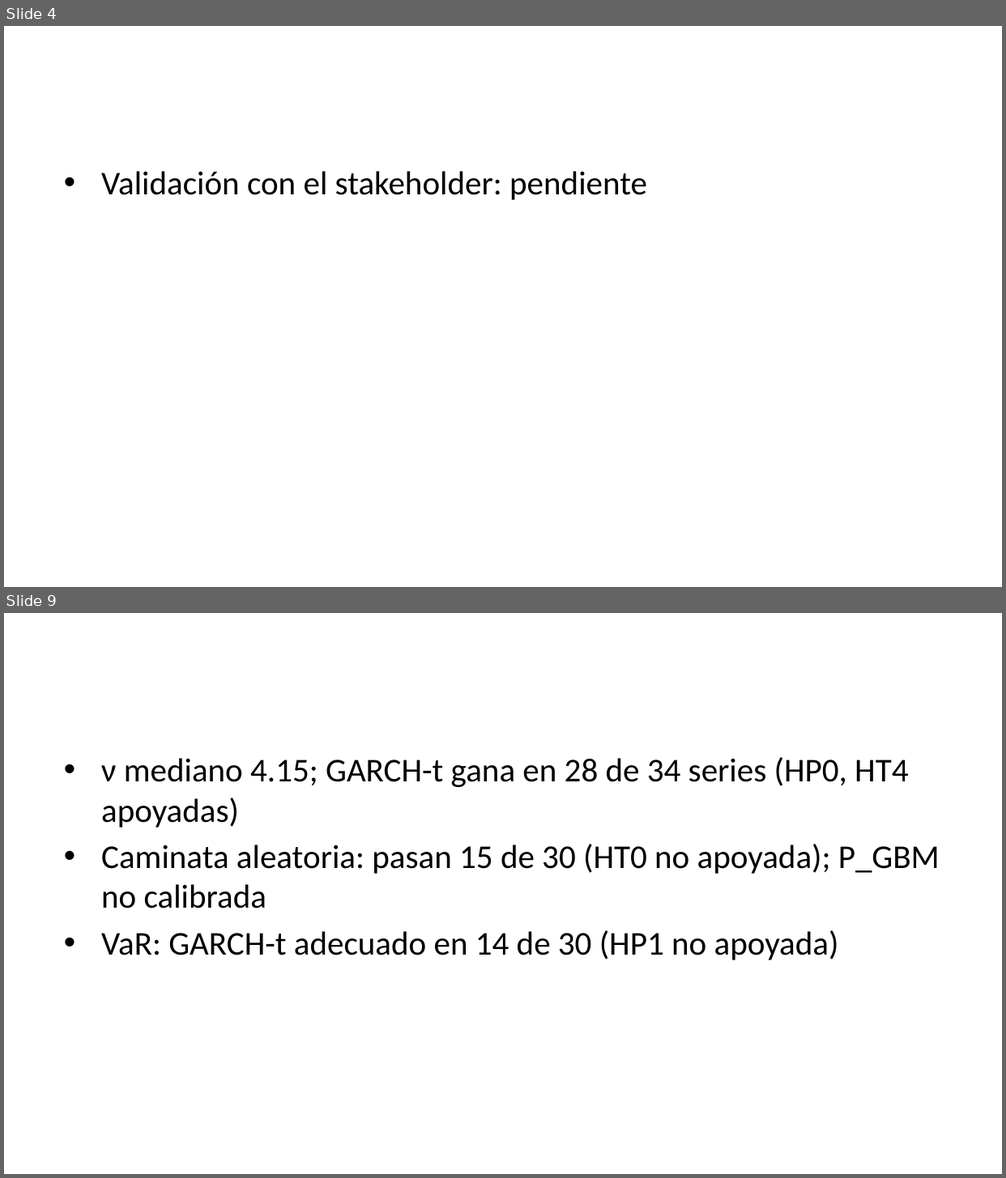
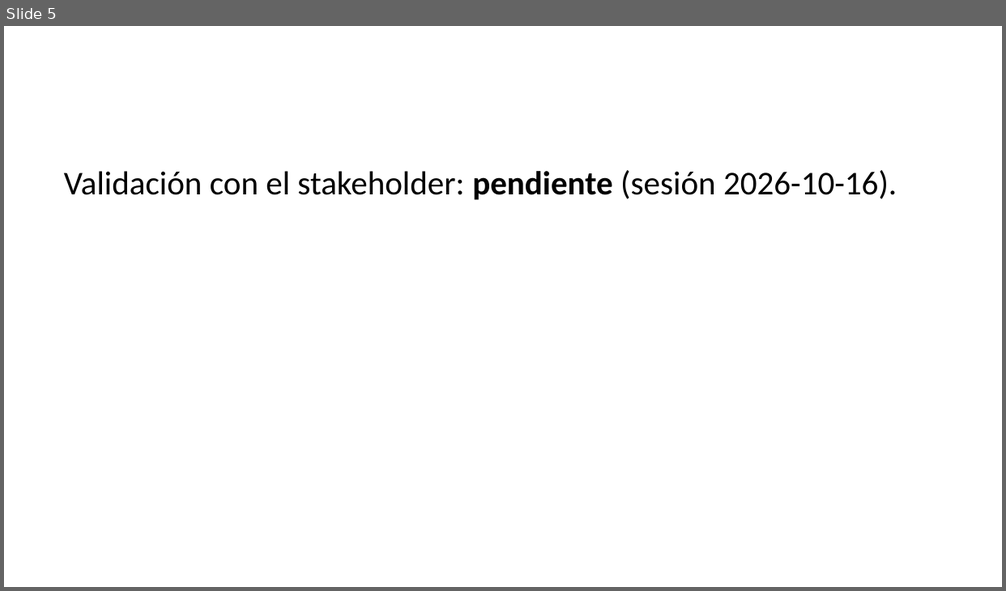
Before and after one commit to louis97/asistente-financiero, a slide deck: entregables/entrega_1/presentacion.pptx. Shown one above the other, each under a label of ours: slides 4 and 9 before the commit, slide 5 after it; the slides between them are not shown. The pictures are 1006x1178 and 1006x591 pixels, drawn with LibreOffice and Linux fonts; fonts in the diff are those of the drawing. Boxes give left, top, right and bottom in pixels: in the first picture for what was removed or moved away, otherwise in the second. Text is boxed around its words. In the diff, an @@ line names an element or a change of style, - is before the commit and + after.

```diff
--- a/entregables/entrega_1/presentacion.pptx
+++ b/entregables/entrega_1/presentacion.pptx
@@ slide 9 removed at (4, 613, 1002, 1174), background #FFFFFF @@
@@ text removed at (101, 757, 940, 960) @@
-• ν mediano 4.15; GARCH-t gana en 28 de 34 series (HP0, HT4 apoyadas)
-• Caminata aleatoria: pasan 15 de 30 (HT0 no apoyada); P_GBM no calibrada
-• VaR: GARCH-t adecuado en 14 de 30 (HP1 no apoyada)
@@ what was slide 4 is now slide 5 @@
@@ slide 5 changed as well @@
@@ text at (64, 170, 897, 200): text changed @@
-• Validación con el stakeholder: pendiente
+Validación con el stakeholder: pendiente (sesión 2026-10-16).
```
Also in this commit, not shown: 5 other slides changed, 8 slides added, 5 other slides removed, 7 other files.
